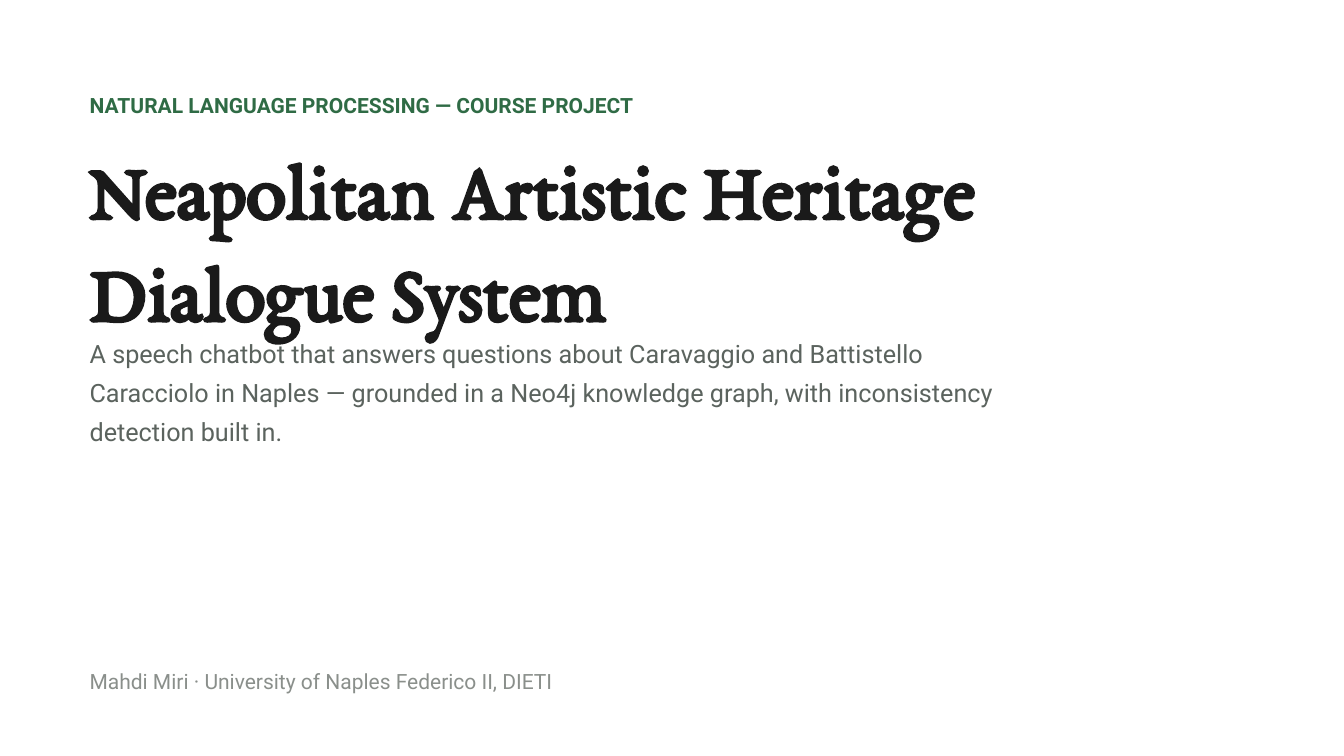
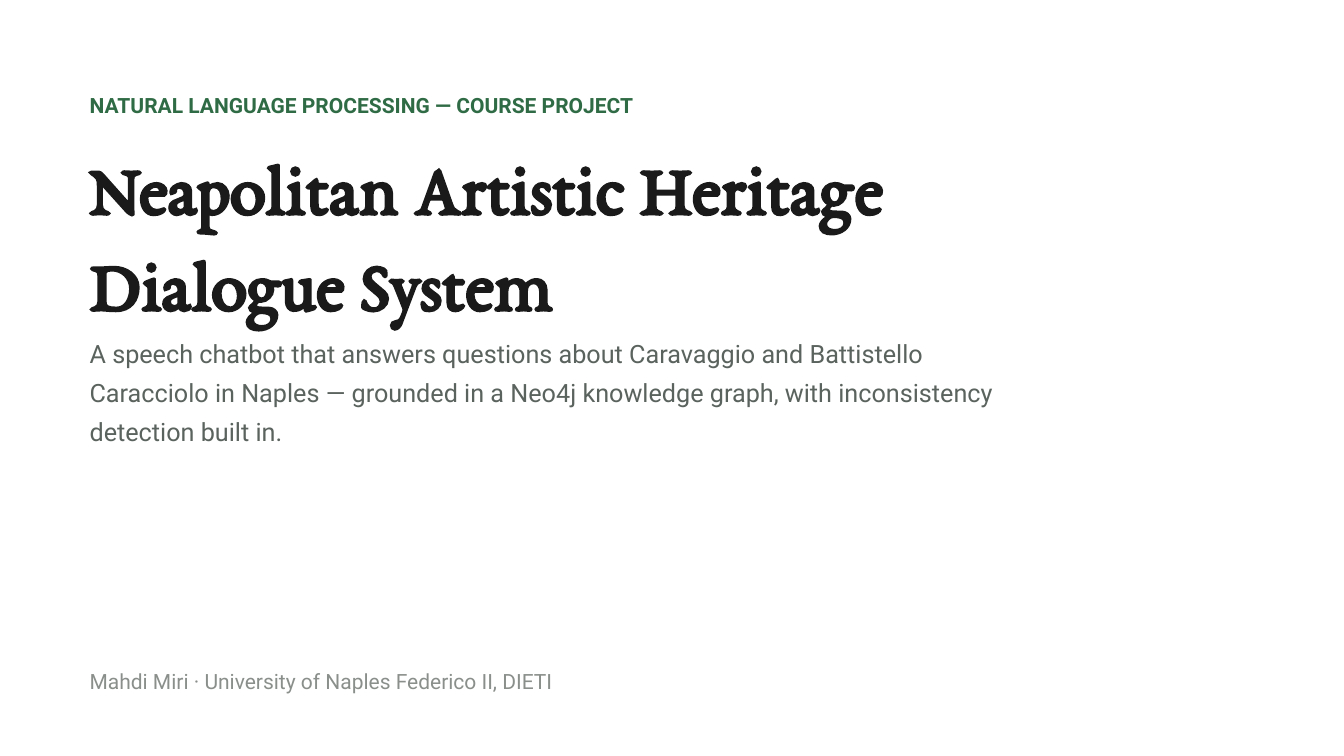
Before and after one commit to Mahdi-Miri/NLP-Project, a slide deck: slide 1 of presentation.pptx. Drawn at 1344x756 pixels with LibreOffice and Linux fonts; fonts in the diff are those of the drawing. Boxes give left, top, right and bottom in pixels: in the first picture for what was removed or moved away, otherwise in the second. Text is boxed around its words. In the diff, an @@ line names an element or a change of style, - is before the commit and + after.

```diff
--- a/presentation.pptx
+++ b/presentation.pptx
@@ text "Neapolitan Artistic Heritage" at (90, 163, 884, 329): size 58 to 52 pt; line spacing 1.05 to 1.1 @@
```
Also in this commit, not shown: 2 other slides changed, 6 other files.
